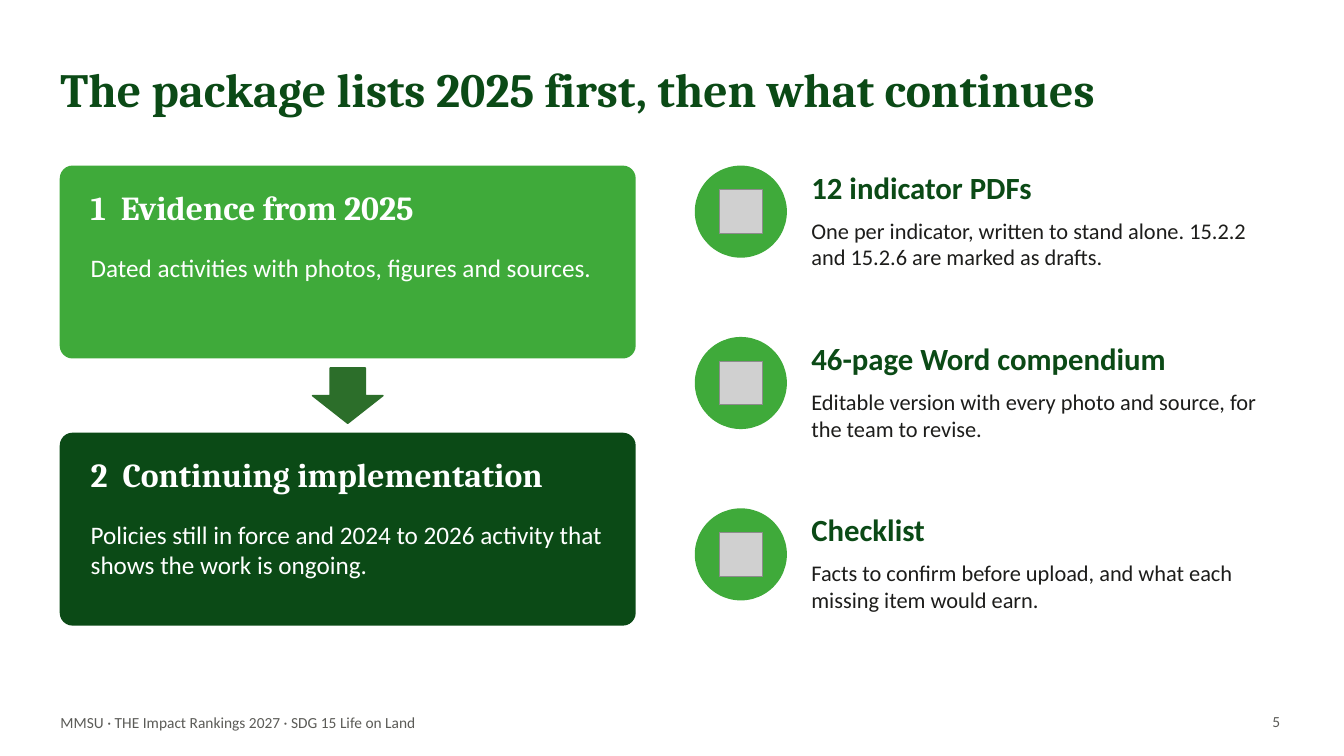
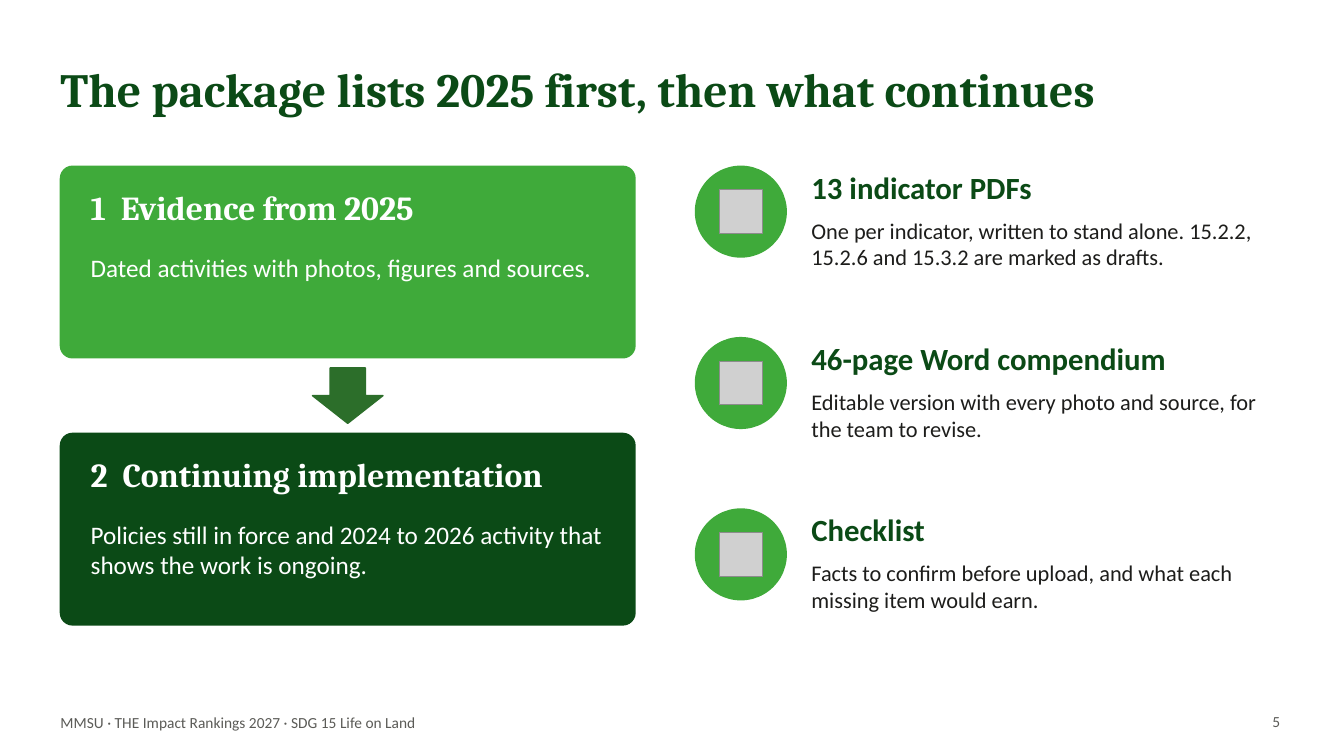
Before and after one commit to BhinoSTV/MMSUGreenDashboard, a slide deck: slide 5 of submission/sdg15/team-update/SDG15_Team_Update_2026-10-30.pptx. Drawn at 1344x756 pixels with LibreOffice and Linux fonts; fonts in the diff are those of the drawing; grey boxes stand for pictures. Boxes give left, top, right and bottom in pixels: in the first picture for what was removed or moved away, otherwise in the second. Text is boxed around its words. In the diff, an @@ line names an element or a change of style, - is before the commit and + after.

```diff
--- a/submission/sdg15/team-update/SDG15_Team_Update_2026-10-30.pptx
+++ b/submission/sdg15/team-update/SDG15_Team_Update_2026-10-30.pptx
@@ text at box(811, 177, 1032, 200): text changed @@
-12 indicator PDFs
+13 indicator PDFs
@@ text at box(811, 223, 1251, 265): text changed @@
-One per indicator, written to stand alone. 15.2.2 and 15.2.6 are marked as drafts.
+One per indicator, written to stand alone. 15.2.2, 15.2.6 and 15.3.2 are marked as drafts.
```
Also in this commit, not shown: 2 other slides changed, 20 other files.
